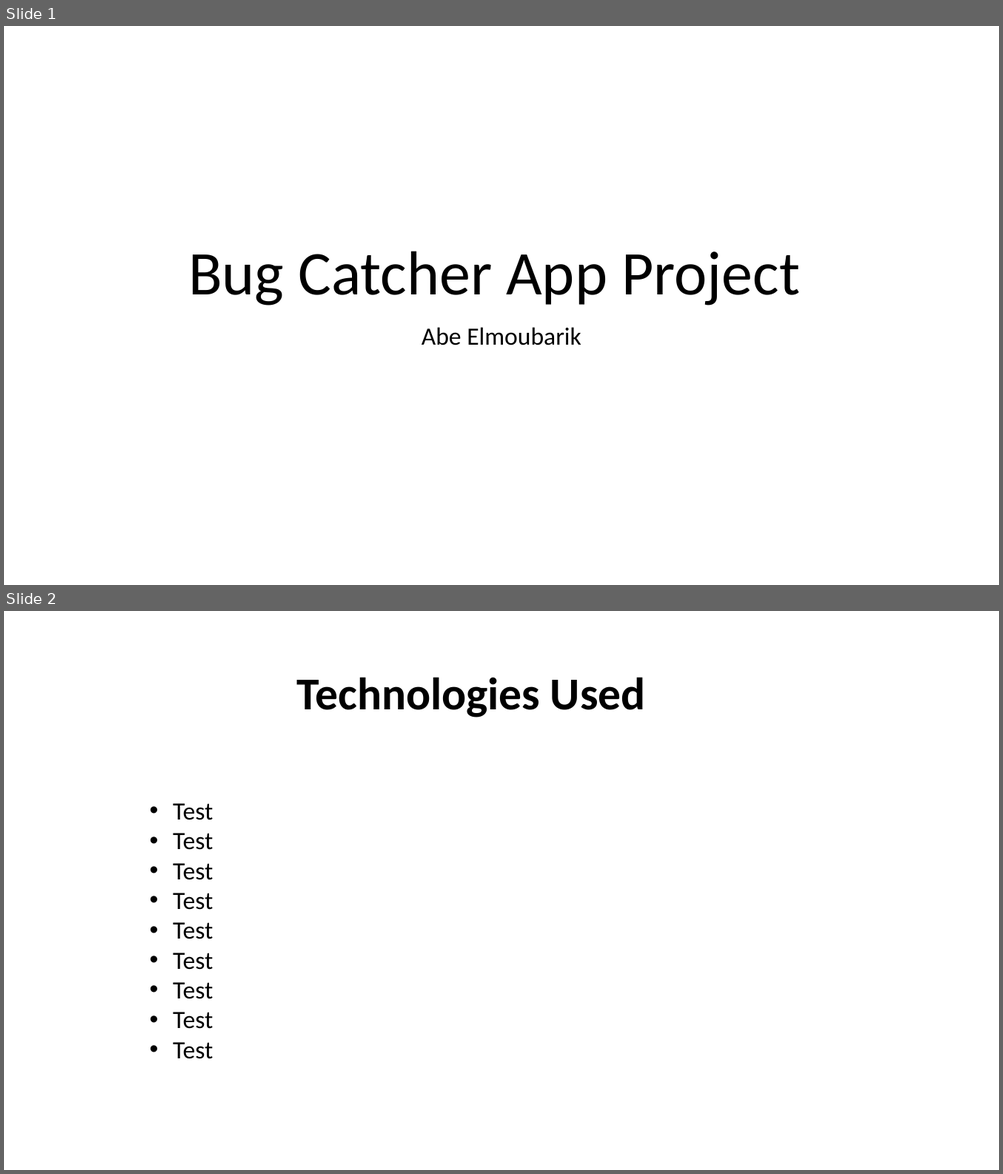
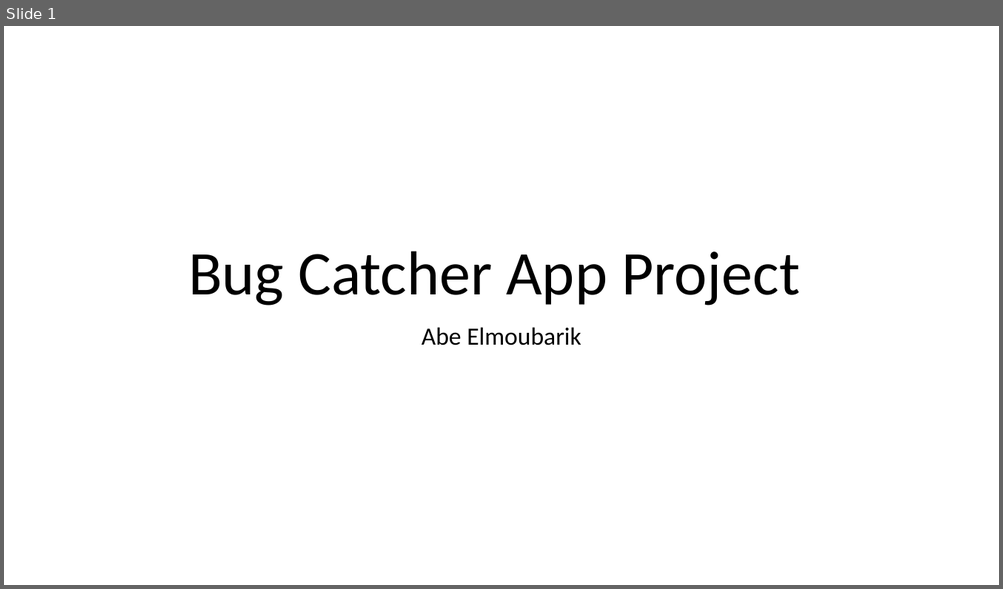
Before and after one commit to 220912-jwa/Abe_Elmoubarik_Project_0, a slide deck: Project 0 Presentation .pptx. Shown one above the other, each under a label of ours: slides 1 and 2 before the commit, slide 1 after it. The pictures are 1003x1174 and 1003x589 pixels, drawn with LibreOffice and Linux fonts; fonts in the diff are those of the drawing. Boxes give left, top, right and bottom in pixels: in the first picture for what was removed or moved away, otherwise in the second. Text is boxed around its words. In the diff, an @@ line names an element or a change of style, - is before the commit and + after.

```diff
--- a/Project 0 Presentation .pptx
+++ b/Project 0 Presentation .pptx
@@ slide 2 removed at box(4, 611, 999, 1170), background #FFFFFF @@
@@ title removed at box(296, 677, 646, 718) @@
-Technologies Used
@@ text removed at box(173, 803, 213, 1059) @@
-• Test
-• Test
-• Test
-• Test
-• Test
-• Test
-• Test
-• Test
-• Test
```
Also in this commit, not shown: 2 slides added, 1 other file.
